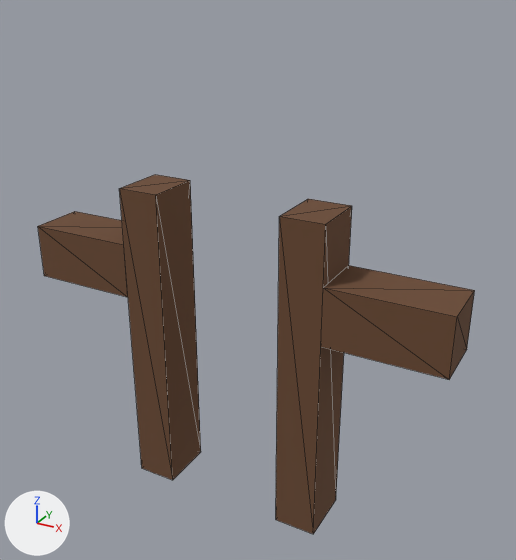
The glTF model jarvis/ui/web/frontend/src/assets/society/figures/parts/quadruped/headgear-antlers.glb: old version first, new version second.
Both versions are drawn from a camera (50 mm lens) standing at (0.229, -0.83, 1.096) and looking at (0.014, -0.44, 0.901). The lights are fixed; the arrows at lower left show +X, +Y and +Z. The older version comes first. Mesh edges are drawn as thin lines. Vertices at exactly the same position are counted once.

Objects in the first picture: 'headgear-antlers'.
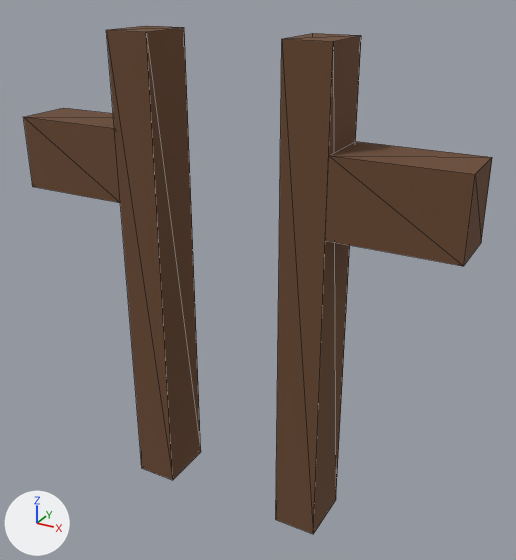
Changed parts and their boxes [x1, y1, x2, y2] in the pictures (516 x 560 px; the box of a moved part takes in the faces that stretch with it):
'headgear-antlers', reshaped (7% wider, 41% taller)
    before: [38, 175, 475, 534]
    after: [24, 26, 492, 534]
part 1 of me_headgear_antlers, moved or reshaped
    before: [321, 266, 475, 380]
    after: [325, 141, 492, 266]
part 2 of me_headgear_antlers, moved or reshaped
    before: [38, 211, 128, 297]
    after: [24, 108, 120, 203]
part 3 of me_headgear_antlers, moved or reshaped
    before: [276, 199, 352, 534]
    after: [276, 33, 361, 534]
part 4 of me_headgear_antlers, moved or reshaped
    before: [119, 175, 201, 480]
    after: [107, 26, 201, 480]

Diff of the bpy script that builds the scene:
```diff
--- a/jarvis/ui/web/frontend/src/assets/society/figures/parts/quadruped/headgear-antlers.glb.py
+++ b/jarvis/ui/web/frontend/src/assets/society/figures/parts/quadruped/headgear-antlers.glb.py
@@ me_headgear_antlers @@
 # used by ob_headgear_antlers; location = (0.0, 0.0, 0.0)
 # before: 1 (0.045, -0.47, 0.96) at pixel (279, 216), 3 (0.045, -0.43, 0.96) at pixel (308, 198), 5 (0.075, -0.47, 0.96) at pixel (325, 224), 7 (0.075, -0.43, 0.96) at pixel (352, 205)
 # before: 9 (-0.075, -0.47, 0.96) at pixel (119, 188), 11 (-0.075, -0.43, 0.96) at pixel (155, 174), 13 (-0.045, -0.47, 0.96) at pixel (155, 194), 15 (-0.045, -0.43, 0.96) at pixel (190, 180)
-me_headgear_antlers.from_pydata(...)  # 32 vertices, 48 faces; spans x -0.155..0.155, y -0.47..-0.43, z 0.73..0.96
+me_headgear_antlers.from_pydata(...)  # 32 vertices, 48 faces; spans x -0.155..0.155, y -0.47..-0.43, z 0.73..1.06
+# me_headgear_antlers part 1: the loose piece of 8 vertices spanning x 0.075..0.155, y -0.47..-0.43, z 0.88..0.92 is scaled about its middle by (1, 1, 1.25), then moved by (0.0, 0.0, 0.075)
+# me_headgear_antlers part 2: the loose piece of 8 vertices spanning x -0.155..-0.075, y -0.47..-0.43, z 0.88..0.92 is scaled about its middle by (1, 1, 1.25), then moved by (0.0, 0.0, 0.075)
+# me_headgear_antlers part 3
+for i in [1, 3, 5, 7]: me_headgear_antlers.vertices[i].co += Vector((0.0, 0.0, 0.1))
+# me_headgear_antlers part 4
+for i in [9, 11, 13, 15]: me_headgear_antlers.vertices[i].co += Vector((0.0, 0.0, 0.1))
 me_headgear_antlers.materials.append(mat_headgear_antlers_sheet)
```
